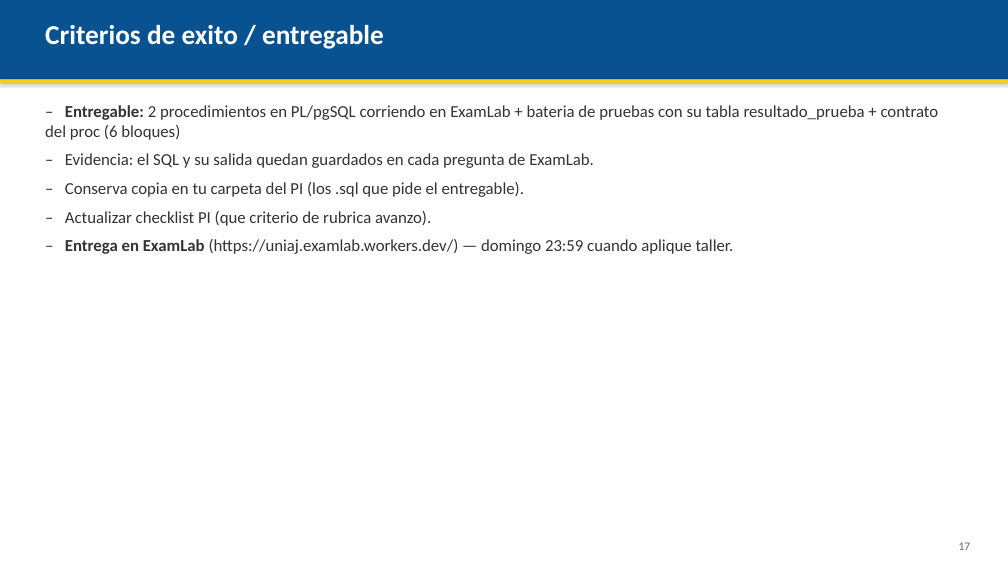
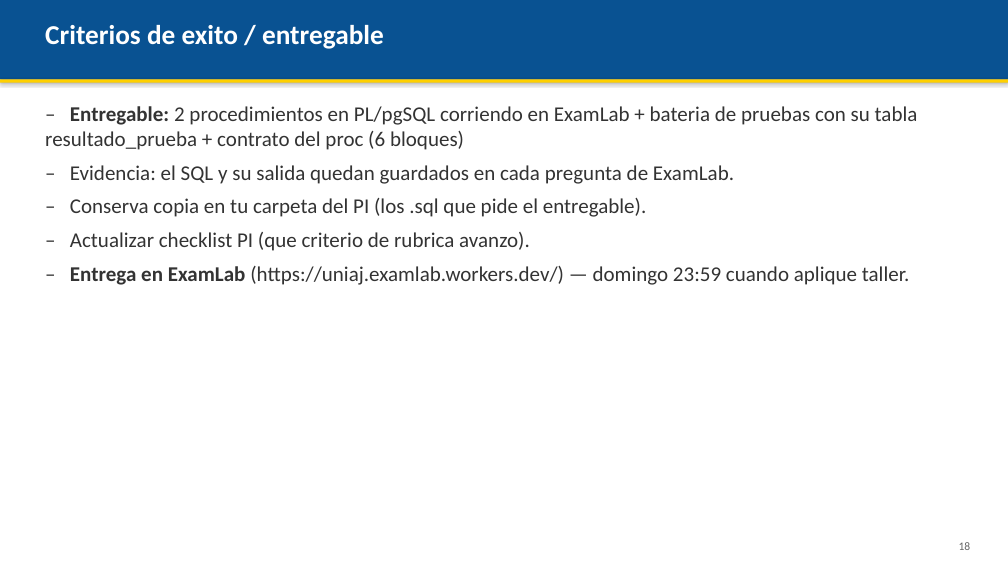
Before and after one commit to AndresDFX/UNIAJ, a slide deck: slide 18 of Bases de Datos II/Clases/Clase 3 - Procedimientos almacenados/Presentacion.pptx (slide 17 before the commit). Drawn at 1008x567 pixels with LibreOffice and Linux fonts; fonts in the diff are those of the drawing. Boxes give left, top, right and bottom in pixels: in the first picture for what was removed or moved away, otherwise in the second. Text is boxed around its words. In the diff, an @@ line names an element or a change of style, - is before the commit and + after.

```diff
--- a/Bases de Datos II/Clases/Clase 3 - Procedimientos almacenados/Presentacion.pptx
+++ b/Bases de Datos II/Clases/Clase 3 - Procedimientos almacenados/Presentacion.pptx
@@ text "– Entregable: 2 procedimientos en ..." at box(45, 106, 918, 285): size 16 to 20 pt @@
@@ text at box(959, 542, 971, 550): text changed @@
-17
+18
```
Also in this commit, not shown: 13 other slides changed, 1 slide added, 4 other files.
